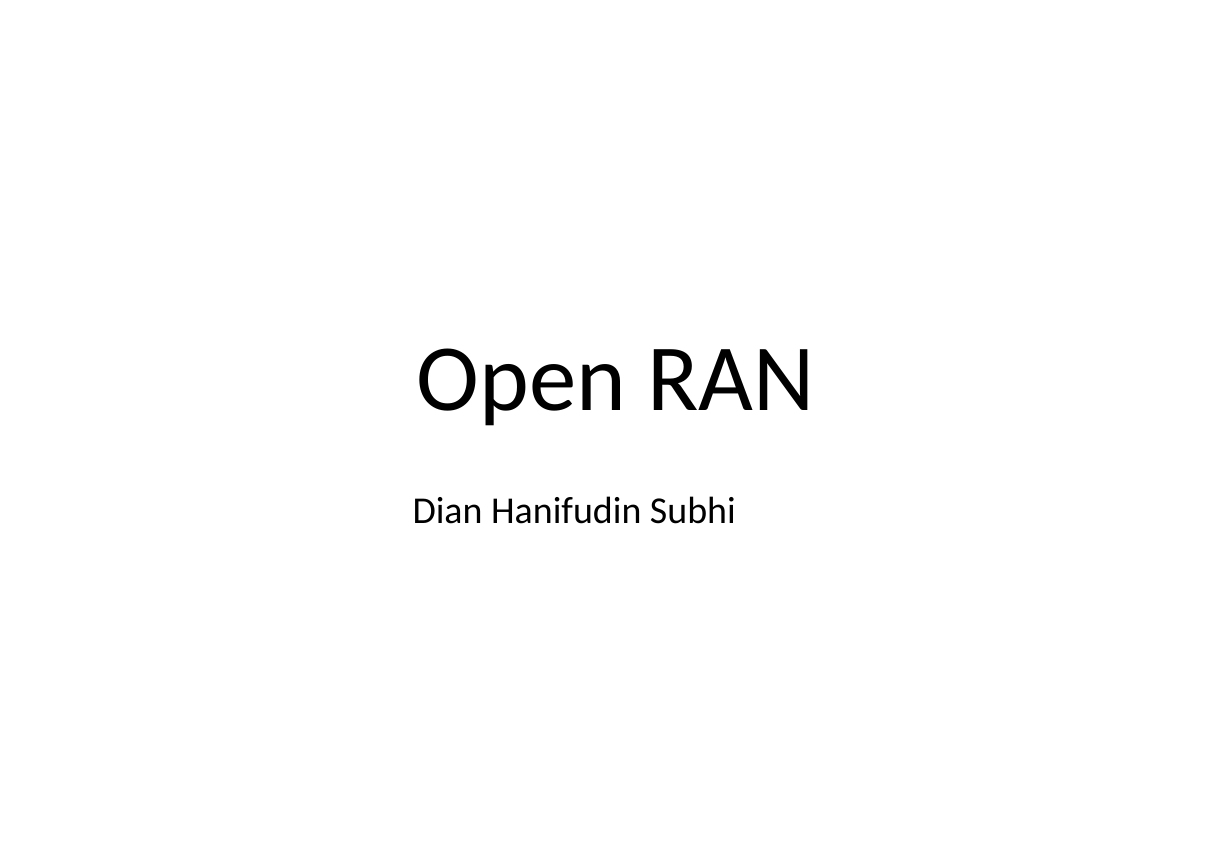
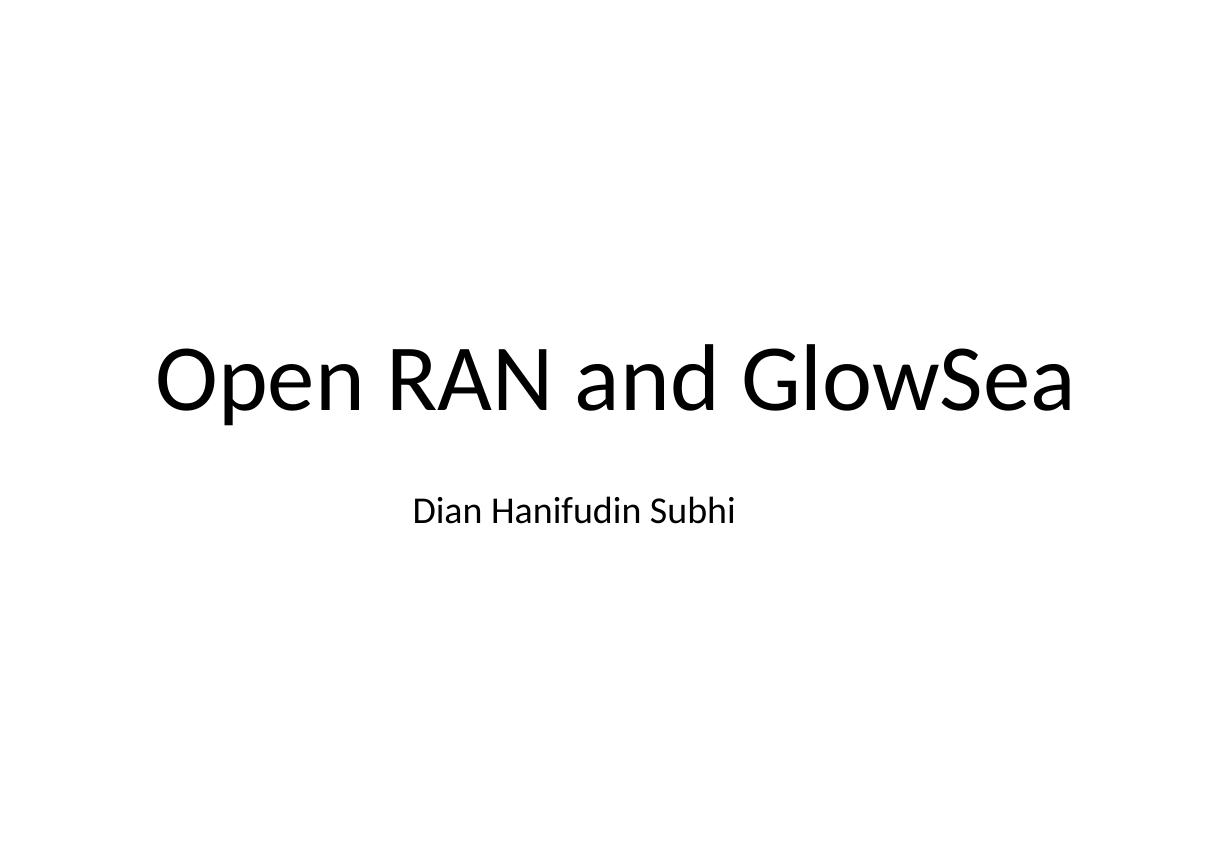
Before and after one commit to dhanifudin/presentation, a slide deck: slide 1 of oran/O-RAN 20230320-20230324.pptx. Drawn at 1232x853 pixels with LibreOffice and Linux fonts; fonts in the diff are those of the drawing. Boxes give left, top, right and bottom in pixels: in the first picture for what was removed or moved away, otherwise in the second. Text is boxed around its words. In the diff, an @@ line names an element or a change of style, - is before the commit and + after.

Commit message:
update

```diff
--- a/oran/O-RAN 20230320-20230324.pptx
+++ b/oran/O-RAN 20230320-20230324.pptx
@@ title at [155, 344, 1076, 426]: text changed @@
-Open RAN
+Open RAN and GlowSea
```
